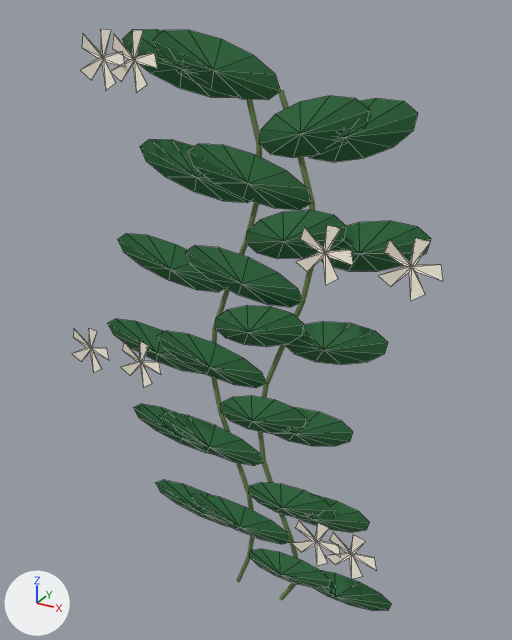
The glTF model public/plants/species/trachelospermum-jasminoides.glb as it was, and as the next commit left it.
Before and after are seen from a camera (50 mm lens) standing at (0.423, -0.781, 0.87) and looking at (0.005, -0.021, 0.49). Every picture has the same lights, and +X, +Y and +Z are marked at lower left. The older version comes first. Mesh edges are drawn as thin lines on the coarser meshes. Where no turn or scale is listed for an object, it has been applied to the vertices. Vertices at exactly the same position are counted once.

Names of what the first picture shows: 'Climber species leaves', 'Climber species stems', 'Species flowers / bracts'.
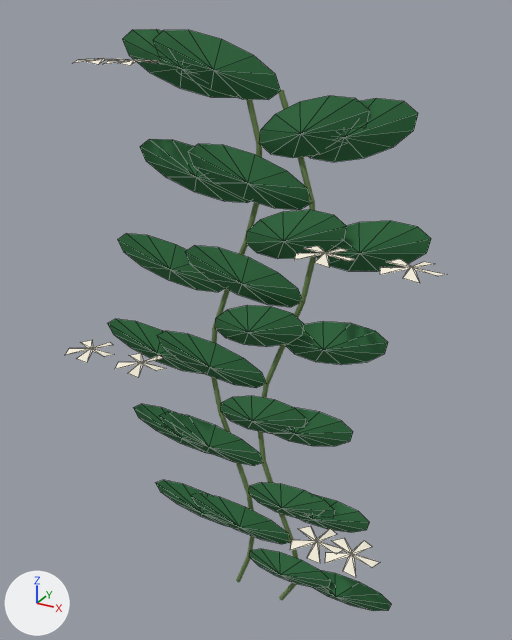
Boxes [x1, y1, x2, y2] around the edits, measured in the pictures (512 x 640 px; the box of a moved part takes in the faces that stretch with it):
'Species flowers / bracts', reshaped
    before: [72, 29, 443, 579]
    after: [65, 58, 446, 577]
part 1 of me_mesh_2, moved or reshaped
    before: [292, 521, 340, 566]
    after: [291, 526, 342, 564]
part 2 of me_mesh_2, moved or reshaped
    before: [72, 329, 109, 373]
    after: [65, 340, 114, 363]
part 3 of me_mesh_2, moved or reshaped
    before: [296, 225, 354, 285]
    after: [295, 246, 358, 267]
part 4 of me_mesh_2, moved or reshaped
    before: [80, 29, 125, 90]
    after: [73, 58, 129, 64]
part 5 of me_mesh_2, moved or reshaped
    before: [326, 532, 377, 579]
    after: [325, 538, 380, 577]
part 6 of me_mesh_2, moved or reshaped
    before: [121, 342, 161, 387]
    after: [115, 353, 166, 378]
part 7 of me_mesh_2, moved or reshaped
    before: [379, 238, 443, 301]
    after: [380, 259, 446, 283]
part 8 of me_mesh_2, moved or reshaped
    before: [111, 30, 157, 93]
    after: [104, 60, 160, 66]

The change, as a diff of the scene's bpy script:
```diff
--- a/public/plants/species/trachelospermum-jasminoides.glb.py
+++ b/public/plants/species/trachelospermum-jasminoides.glb.py
@@ me_mesh_2 @@
 # used by ob_species_flowers___bracts; location = (0.0, 0.0, 0.0)
-me_mesh_2.from_pydata(...)  # 168 vertices, 120 faces; spans x -0.258..0.261, y -0.101..-0.073, z 0.193..0.848
+me_mesh_2.from_pydata(...)  # 168 vertices, 120 faces; spans x -0.258..0.261, y -0.129..-0.036, z 0.226..0.815
+# me_mesh_2 part 1: the loose piece of 21 vertices spanning x 0.103..0.173, y -0.101..-0.096, z 0.193..0.263 is turned 90 degrees about the x axis through its middle, then moved by (0.0, 0.004, 0.0)
+# me_mesh_2 part 2: the loose piece of 21 vertices spanning x -0.258..-0.188, y -0.098..-0.093, z 0.388..0.458 is turned 90 degrees about the x axis through its middle, then moved by (0.0, 0.004, 0.0)
+# me_mesh_2 part 3: the loose piece of 21 vertices spanning x 0.092..0.162, y -0.084..-0.08, z 0.583..0.653 is turned 90 degrees about the x axis through its middle, then moved by (0.0, 0.004, 0.0)
+# me_mesh_2 part 4: the loose piece of 21 vertices spanning x -0.21..-0.139, y -0.077..-0.073, z 0.778..0.848 is turned 90 degrees about the x axis through its middle, then moved by (0.0, 0.004, 0.0)
+# me_mesh_2 part 5: the loose piece of 21 vertices spanning x 0.152..0.222, y -0.101..-0.096, z 0.193..0.263 is turned 90 degrees about the x axis through its middle, then moved by (0.0, 0.004, 0.0)
+# me_mesh_2 part 6: the loose piece of 21 vertices spanning x -0.169..-0.099, y -0.098..-0.093, z 0.388..0.458 is turned 90 degrees about the x axis through its middle, then moved by (0.0, 0.004, 0.0)
+# me_mesh_2 part 7: the loose piece of 21 vertices spanning x 0.191..0.261, y -0.084..-0.08, z 0.583..0.653 is turned 90 degrees about the x axis through its middle, then moved by (0.0, 0.004, 0.0)
+# me_mesh_2 part 8: the loose piece of 21 vertices spanning x -0.163..-0.093, y -0.077..-0.073, z 0.778..0.848 is turned 90 degrees about the x axis through its middle, then moved by (0.0, 0.004, 0.0)
 me_mesh_2.materials.append(mat_material_2)
```
